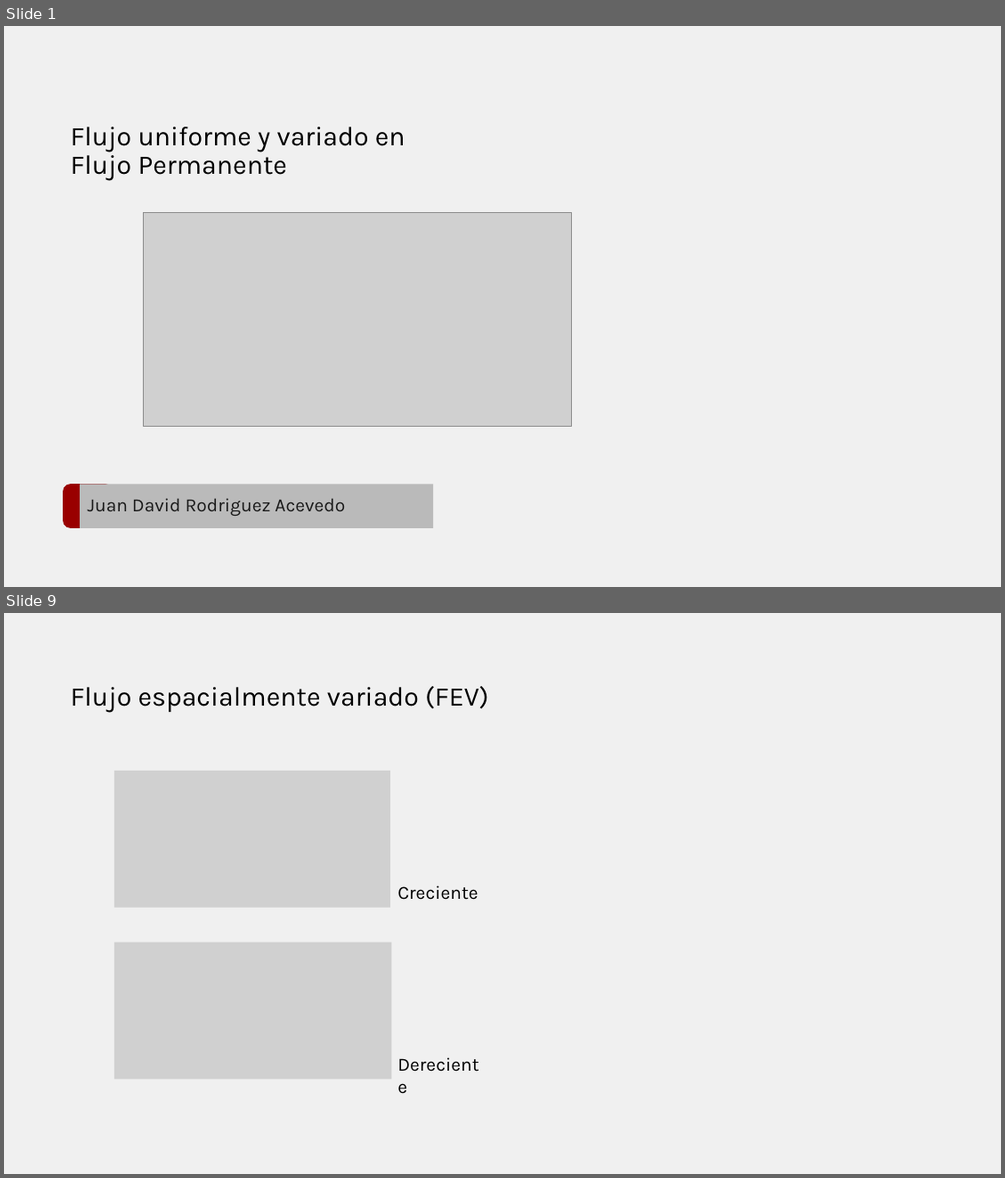
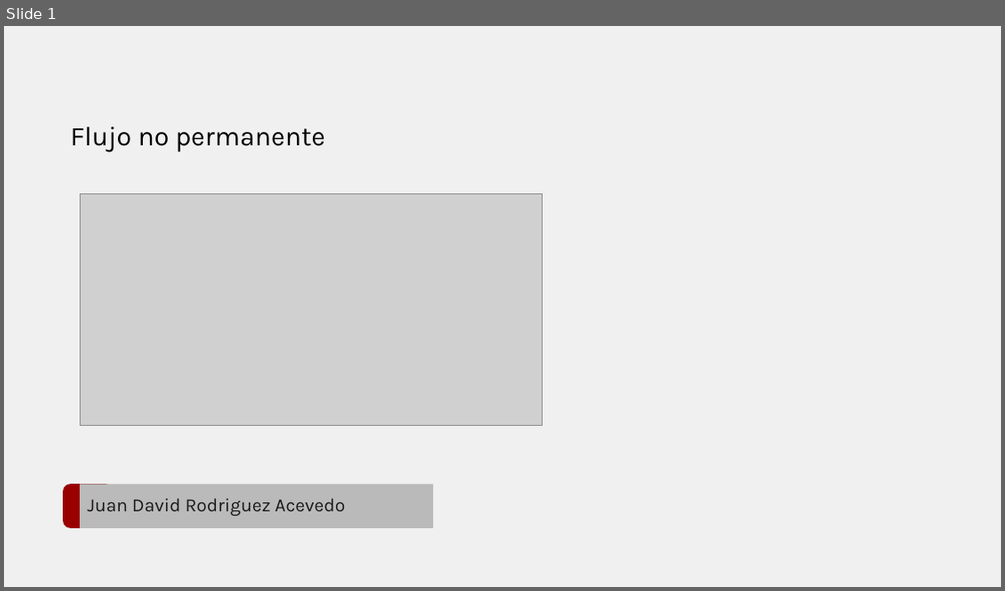
Before and after one commit to juanrodace/J.HRAS, a slide deck: Section01/UnsteadyFlow/HRAS.S1.UF.pptx. Shown one above the other, each under a label of ours: slides 1 and 9 before the commit, slide 1 after it; the slides between them are not shown. The pictures are 1005x1178 and 1005x591 pixels, drawn with LibreOffice and Linux fonts; fonts in the diff are those of the drawing; grey boxes stand for pictures; background and template pictures are left out. Boxes give left, top, right and bottom in pixels: in the first picture for what was removed or moved away, otherwise in the second. Text is boxed around its words. In the diff, an @@ line names an element or a change of style, - is before the commit and + after.

```diff
--- a/Section01/UnsteadyFlow/HRAS.S1.UF.pptx
+++ b/Section01/UnsteadyFlow/HRAS.S1.UF.pptx
@@ slide 9 removed at box(4, 613, 1001, 1174), background #F0F0F0 @@
@@ title removed at box(71, 686, 489, 713) @@
-Flujo espacialmente variado (FEV)
@@ picture removed at box(114, 771, 390, 908) @@
@@ text removed at box(397, 885, 477, 900) @@
-Creciente
@@ picture removed at box(114, 942, 392, 1078) @@
@@ text removed at box(390, 1049, 493, 1078) @@
-Dereciente
@@ slide 1 changed as well @@
@@ text at box(71, 127, 325, 152): text changed @@
-Flujo uniforme y variado en
-Flujo Permanente
+Flujo no permanente
@@ picture: place and size @@
-picture at box(144, 212, 572, 426)
+picture at box(80, 193, 542, 425)
```
Also in this commit, not shown: 5 slides added, 9 other slides removed, 3 other files.
